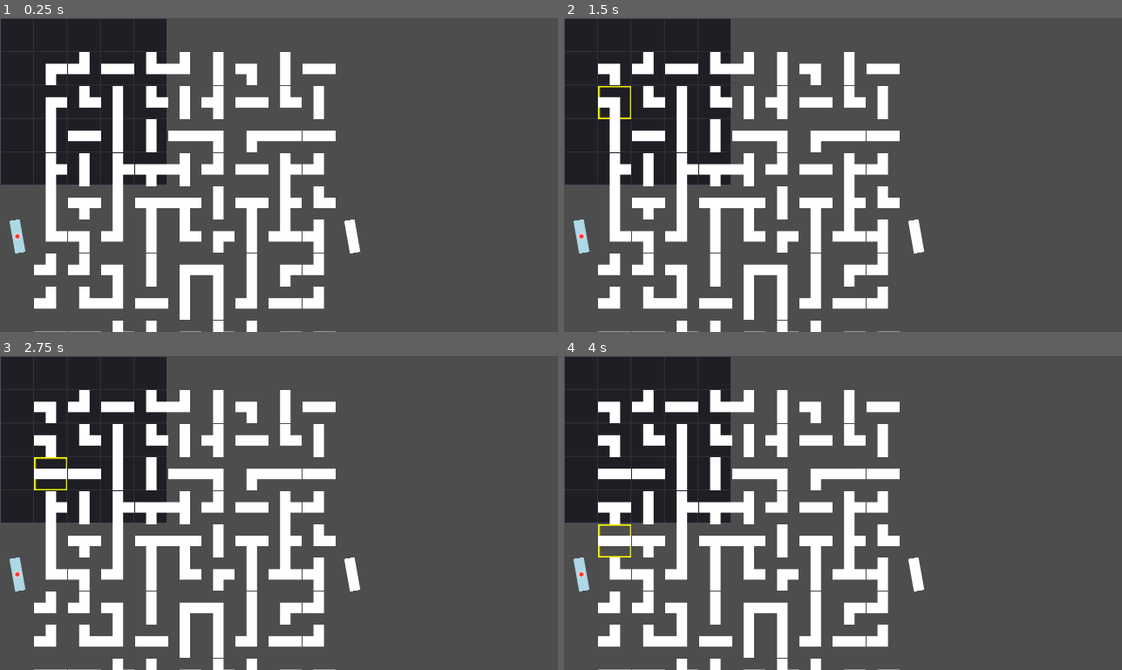
Above: before the commit, frames 1-4 (two rows, left to right).
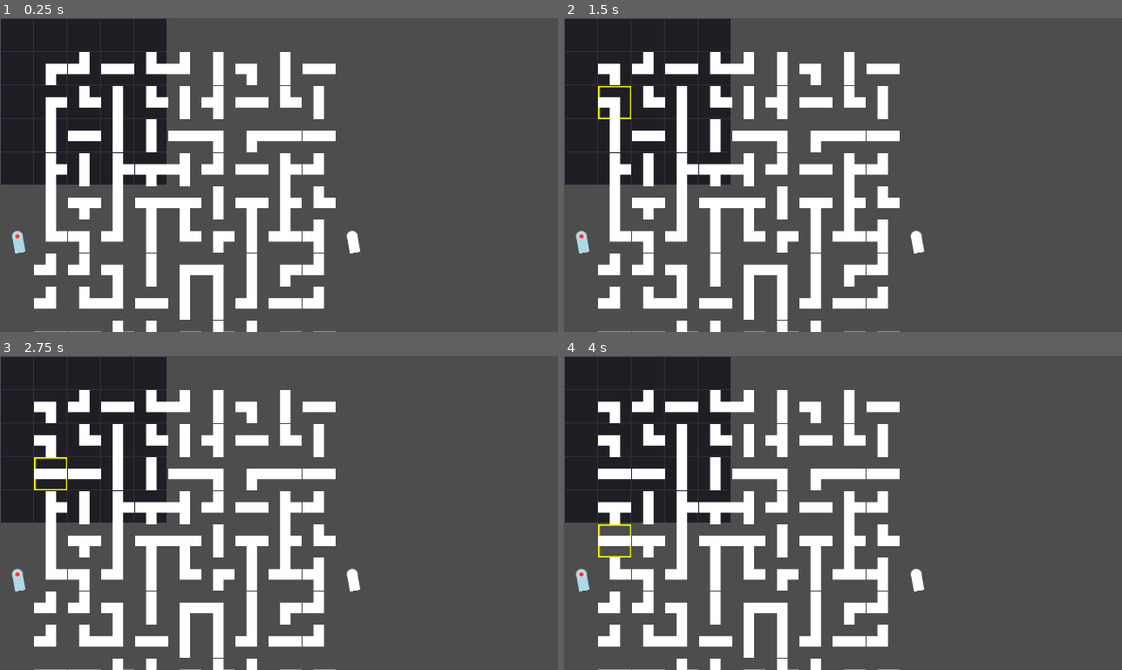
Above: after the commit, the same moments.

Repository: RedBlueCarrots/GMTK-2026
Game: Godot game, scene res://Scenes/pipe_minigame.tscn
Two runs of this game, one before a commit and one after it. Both use one fixed random seed, a clock stepped at 60 frames per second and the inputs below. This scene is started directly instead of the project's main scene.
Inputs (mouse positions are in pixels of both pictures, inside the frame that each line leads up to):
- Up to frame 1 (0.25 s): no input
- Up to frame 2 (1.5 s): tap Enter at 0.5 s; move the mouse to (614, 68) at 0.52 s; click (614, 68) at 0.67 s; tap Space at 1.25 s; move the mouse to (614, 102) at 1.27 s; click (614, 102) at 1.42 s
- Up to frame 3 (2.75 s): tap Enter at 2 s; move the mouse to (50, 475) at 2.02 s; click (50, 475) at 2.17 s
- Up to frame 4 (4 s): tap Space at 2.75 s; move the mouse to (614, 506) at 2.77 s; click (614, 506) at 2.92 s; tap Enter at 3.5 s; move the mouse to (614, 541) at 3.52 s; click (614, 541) at 3.67 s

The runs differ from the first frame. In frame 1, 0.2% of the frame differs, in the area x 1-65%, y 64-70%; in frame 2, 0.2%; in frame 3, 0.2%; in frame 4, 0.2%.

Commit message:
source and sink setup

Diff:
--- a/Scenes/pipe_minigame.gd
+++ b/Scenes/pipe_minigame.gd
@@ -68,6 +68,7 @@
 	source_piece.type = PipePiece.PipeType.SOURCE
 	source_piece.shape = PipePiece.PipeShape.END
 	source_piece.rotation = _end_direction_to_degrees(source_direction)
+	source_piece.setup_pipe()
 	grid[source_position.x][source_position.y] = source_piece
 
 	var sink_piece: PipePiece = PIPE_PIECE_SCENE.instantiate()
@@ -76,6 +77,7 @@
 	sink_piece.type = PipePiece.PipeType.SINK
 	sink_piece.shape = PipePiece.PipeShape.END
 	sink_piece.rotation = _end_direction_to_degrees(source_direction)
+	sink_piece.setup_pipe()
 	grid[sink_position.x][sink_position.y] = sink_piece
 
 	for dir: Vector2i in DIRECTIONS:
